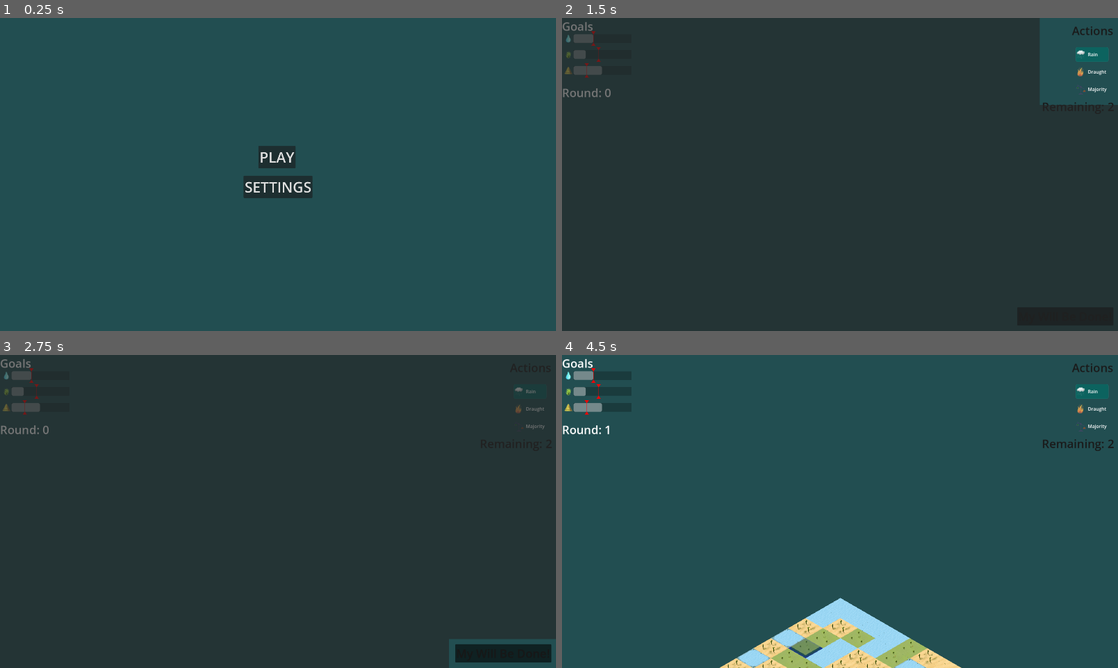
Above: before the commit, frames 1-4 (two rows, left to right).
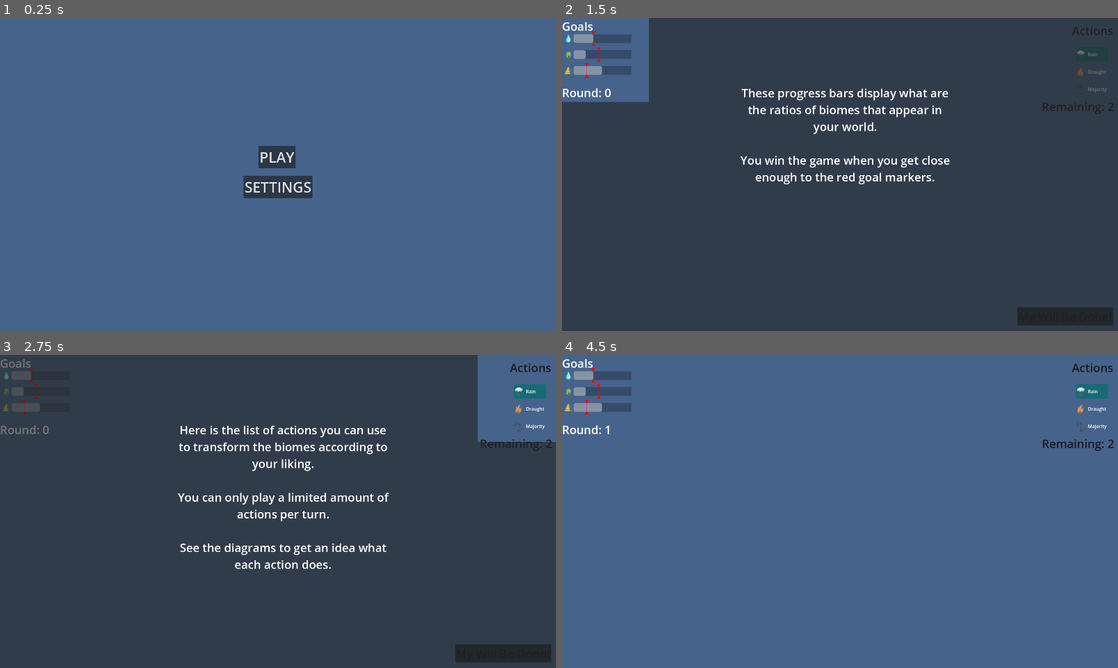
Above: after the commit, the same moments.

Repository: matouseek/game_jam_24
Game: Godot game, scene res://scenes/menu.tscn
Two runs of this game, one before a commit and one after it. Both use one fixed random seed, a clock stepped at 60 frames per second and the inputs below. The engine's default icon, where the game draws it, is replaced by a stand-in: a white triangle on a blue panel in a dark square.
Inputs (mouse positions are in pixels of both pictures, inside the frame that each line leads up to):
- Up to frame 1 (0.25 s): no input
- Up to frame 2 (1.5 s): click "PLAY" at 0.5 s; tap Enter (ui_accept) at 1.25 s; move the mouse to (962, 158) at 1.27 s; press the mouse at (962, 158) at 1.28 s; hold D (right) from 1.28 s (still down)
- Up to frame 3 (2.75 s): tap Enter (ui_accept) at 1.52, 2, 2.27 s; move the mouse to (166, 527) at 2.02 s; release D (right) at 2.03 s; release the mouse at (166, 527) at 2.03 s; hold S (down) from 2.03 s (still down); click (166, 527) at 2.1 s
- Up to frame 4 (4.5 s): tap Enter (ui_accept) at 2.75 s; move the mouse to (895, 442) at 2.77 s; release S (down) at 2.78 s; press the mouse at (895, 442) at 2.78 s; hold D (right) 2.78-3.5 s; tap U (undo) at 2.85 s; release the mouse at (895, 442) at 3.5 s; click (1067, 652) at 3.5 s, where only the run before the commit has a clickable "My Will Be Done!"; click "My Will Be Done!" at 4.25 s

The runs differ from the first frame. In frame 1, 99% of the frame differs, in the area x 0-100%, y 0-100%; in frame 2, 6.7%; in frame 3, 6.5%; in frame 4, 99%.

Commit message:
Add tutorial texts

Diff:
--- a/project.godot
+++ b/project.godot
@@ -89,4 +89,4 @@
 
 renderer/rendering_method="gl_compatibility"
 renderer/rendering_method.mobile="gl_compatibility"
-environment/defaults/default_clear_color=Color(0.132824, 0.305171, 0.316315, 1)
+environment/defaults/default_clear_color=Color(0.273313, 0.389979, 0.546134, 1)
--- a/scenes/hud.tscn
+++ b/scenes/hud.tscn
@@ -190,16 +190,62 @@
 text = "Remaining: 0"
 metadata/_edit_use_anchors_ = true
 
+[node name="P0" type="Polygon2D" parent="."]
+visible = false
+modulate = Color(0.145098, 0.145098, 0.145098, 0.627451)
+polygon = PackedVector2Array(0, 290, 2, 1, 300, 0, 1920, 0, 1920, 1080, 0, 1080)
+
+[node name="L0" type="Label" parent="."]
+visible = false
+offset_left = 600.0
+offset_top = 237.0
+offset_right = 1368.0
+offset_bottom = 954.0
+theme_override_font_sizes/font_size = 40
+text = "Welcome!
+
+You are a mighty being with power to shape your little game world."
+horizontal_alignment = 1
+autowrap_mode = 2
+
 [node name="P1" type="Polygon2D" parent="."]
 visible = false
 modulate = Color(0.145098, 0.145098, 0.145098, 0.627451)
 polygon = PackedVector2Array(0, 290, 300, 290, 300, 0, 1920, 0, 1920, 1080, 0, 1080)
 
+[node name="L1" type="Label" parent="."]
+visible = false
+offset_left = 594.0
+offset_top = 231.0
+offset_right = 1362.0
+offset_bottom = 948.0
+theme_override_font_sizes/font_size = 40
+text = "These progress bars display what are the ratios of biomes that appear in your world.
+
+You win the game when you get close enough to the red goal markers."
+horizontal_alignment = 1
+autowrap_mode = 2
+
 [node name="P2" type="Polygon2D" parent="."]
 visible = false
 modulate = Color(0.145098, 0.145098, 0.145098, 0.627451)
 polygon = PackedVector2Array(0, 0, 1650, 0, 1650, 300, 1920, 300, 1920, 1080, 0, 1080)
 
+[node name="L2" type="Label" parent="."]
+visible = false
+offset_left = 594.0
+offset_top = 231.0
+offset_right = 1362.0
+offset_bottom = 948.0
+theme_override_font_sizes/font_size = 40
+text = "Here is the list of actions you can use to transform the biomes according to your liking.
+
+You can only play a limited amount of actions per turn.
+
+See the diagrams to get an idea what each action does."
+horizontal_alignment = 1
+autowrap_mode = 2
+
 [node name="x" type="Polygon2D" parent="."]
 visible = false
 modulate = Color(0.145098, 0.145098, 0.145098, 0.627451)
@@ -209,6 +255,21 @@
 visible = false
 modulate = Color(0.145098, 0.145098, 0.145098, 0.627451)
 polygon = PackedVector2Array(0, 0, 1920, 0, 1920, 980, 1550, 980, 1550, 1080, 0, 1080)
+
+[node name="L3" type="Label" parent="."]
+visible = false
+offset_left = 594.0
+offset_top = 231.0
+offset_right = 1362.0
+offset_bottom = 948.0
+theme_override_font_sizes/font_size = 40
+text = "To apply the actions you placed on the game board, click this button.
+
+Watch out, the nature will also change by itself before next turn starts.
+
+Good luck!"
+horizontal_alignment = 1
+autowrap_mode = 2
 
 [connection signal="item_clicked" from="ItemList" to="." method="_on_item_list_item_clicked"]
 [connection signal="pressed" from="WillBeDone" to="." method="_on_will_be_done_pressed"]
--- a/scenes/tutorial.tscn
+++ b/scenes/tutorial.tscn
@@ -1,6 +1,7 @@
-[gd_scene load_steps=2 format=3 uid="uid://c6c3p1sd5den6"]
+[gd_scene load_steps=2 format=3 uid="uid://b120dyehq4ka8"]
 
 [ext_resource type="Script" path="res://scripts/tutorial.gd" id="1_xp6vi"]
 
 [node name="Tutorial" type="CanvasLayer"]
+process_mode = 4
 script = ExtResource("1_xp6vi")
--- a/scripts/game_manager.gd
+++ b/scripts/game_manager.gd
@@ -35,6 +35,7 @@
 		T.process_mode = Node.PROCESS_MODE_ALWAYS
 		#$CameraUnlock.stop()
 		get_tree().paused = true
+		HUD.zeroth_step()
 
 
 func _input(event: InputEvent) -> void:
--- a/scripts/hud.gd
+++ b/scripts/hud.gd
@@ -14,19 +14,34 @@
 	G.TileTypes.DESERT :  $Goals/Desert/ProgressBar
 }
 
+func zeroth_step():
+	$P0.visible = true
+	$L0.visible = true
+
 func first_step():
+	$P0.visible = false
+	$L0.visible = false
+
 	$P1.visible = true
+	$L1.visible = true
 
 func second_step():
 	$P1.visible = false
+	$L1.visible = false
+
 	$P2.visible = true
+	$L2.visible = true
 
 func third_step():
 	$P2.visible = false
+	$L2.visible = false
+
 	$P3.visible = true
+	$L3.visible = true
 
 func last_step():
 	$P3.visible = false
+	$L3.visible = false
 
 
 func _ready() -> void:
Not shown: 1 places in scenes/menu.tscn that only renumber resources
